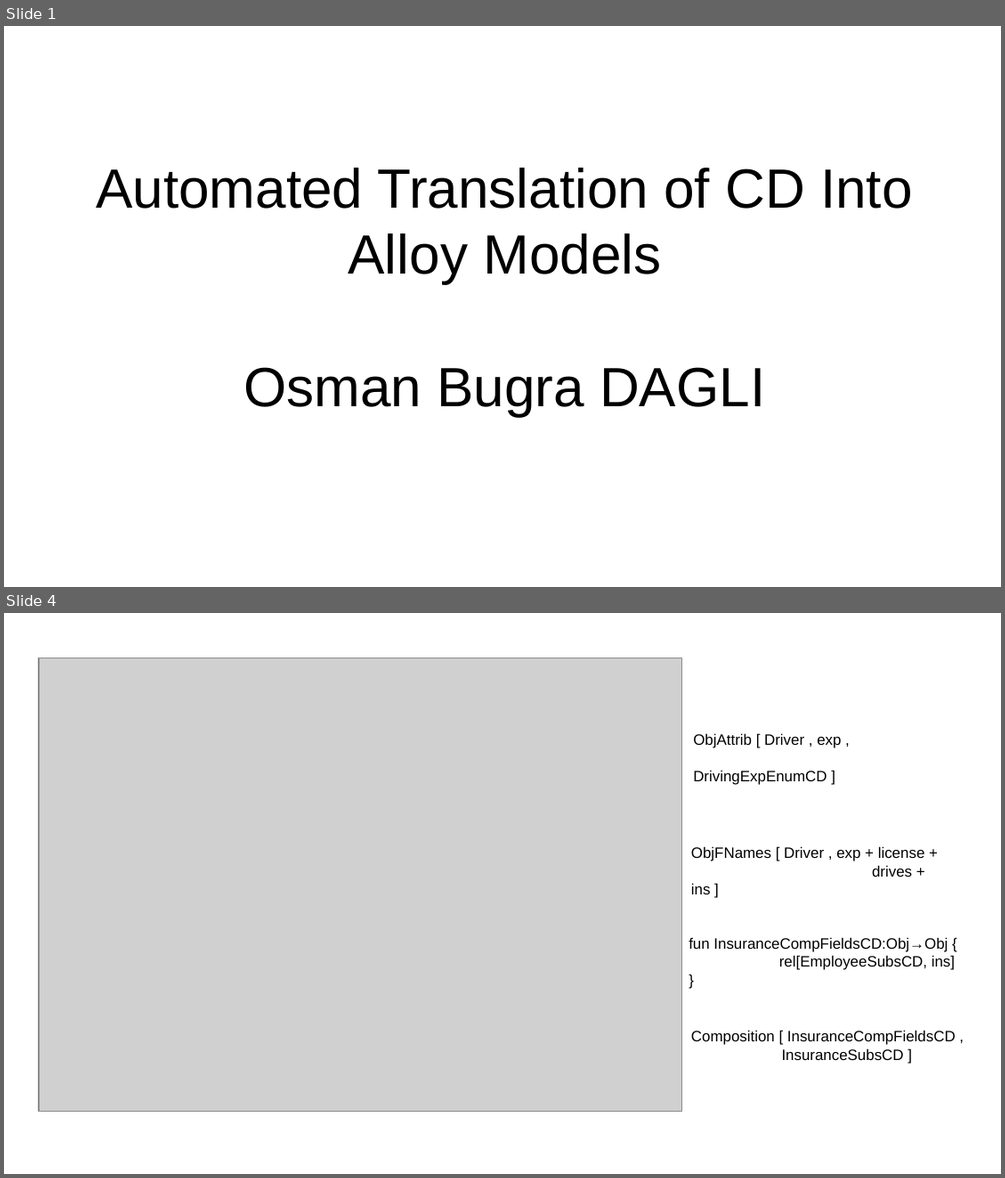
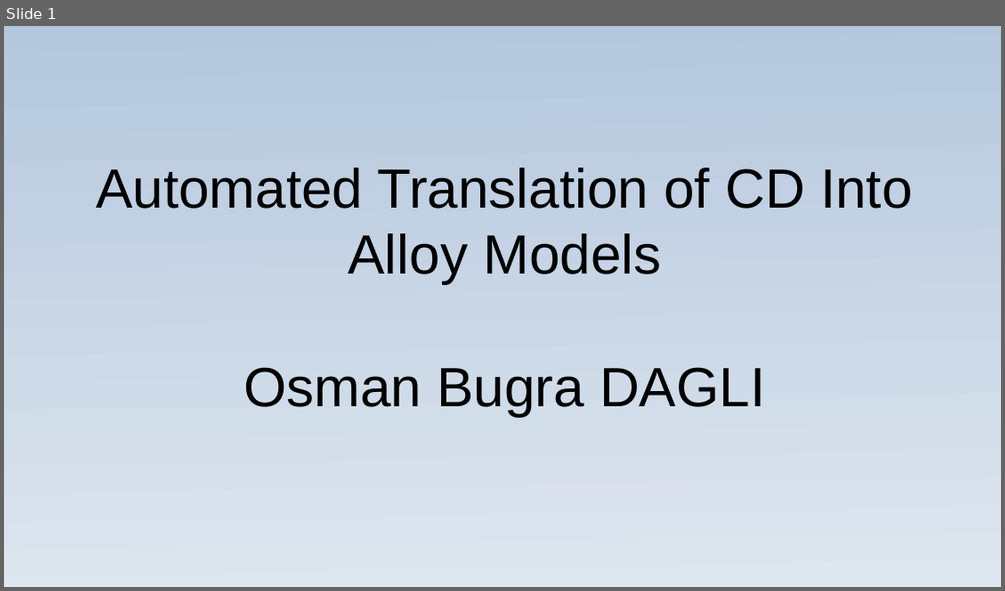
Before and after one commit to osmandagli/cd2alloy, a slide deck: slide/slide.odp. Shown one above the other, each under a label of ours: slides 1 and 4 before the commit, slide 1 after it; the slides between them are not shown. The pictures are 1005x1178 and 1005x591 pixels, drawn with LibreOffice and Linux fonts; fonts in the diff are those of the drawing; grey boxes stand for pictures. Boxes give left, top, right and bottom in pixels: in the first picture for what was removed or moved away, otherwise in the second. Text is boxed around its words. In the diff, an @@ line names an element or a change of style, - is before the commit and + after.

```diff
--- a/slide/slide.odp
+++ b/slide/slide.odp
@@ slide 4 removed at [4, 613, 1001, 1174], background #FFFFFF @@
@@ picture removed at [39, 658, 682, 1111] @@
@@ text removed at [693, 733, 841, 785] @@
-ObjAttrib [ Driver , exp ,
-DrivingExpEnumCD ]
@@ text removed at [691, 846, 925, 894] @@
-ObjFNames [ Driver , exp + license +
-drives + ins ]
@@ text removed at [688, 937, 955, 970] @@
-fun InsuranceCompFieldsCD:Obj→Obj {
-rel[EmployeeSubsCD, ins]
-}
@@ text removed at [691, 1030, 955, 1060] @@
-Composition [ InsuranceCompFieldsCD ,
-InsuranceSubsCD ]
@@ slide 1 changed as well @@
@@ background #FFFFFF to gradient #B4C7DC to #DEE6EF @@
```
Also in this commit, not shown: 7 slides added, 4 other slides removed, 12 other files.
